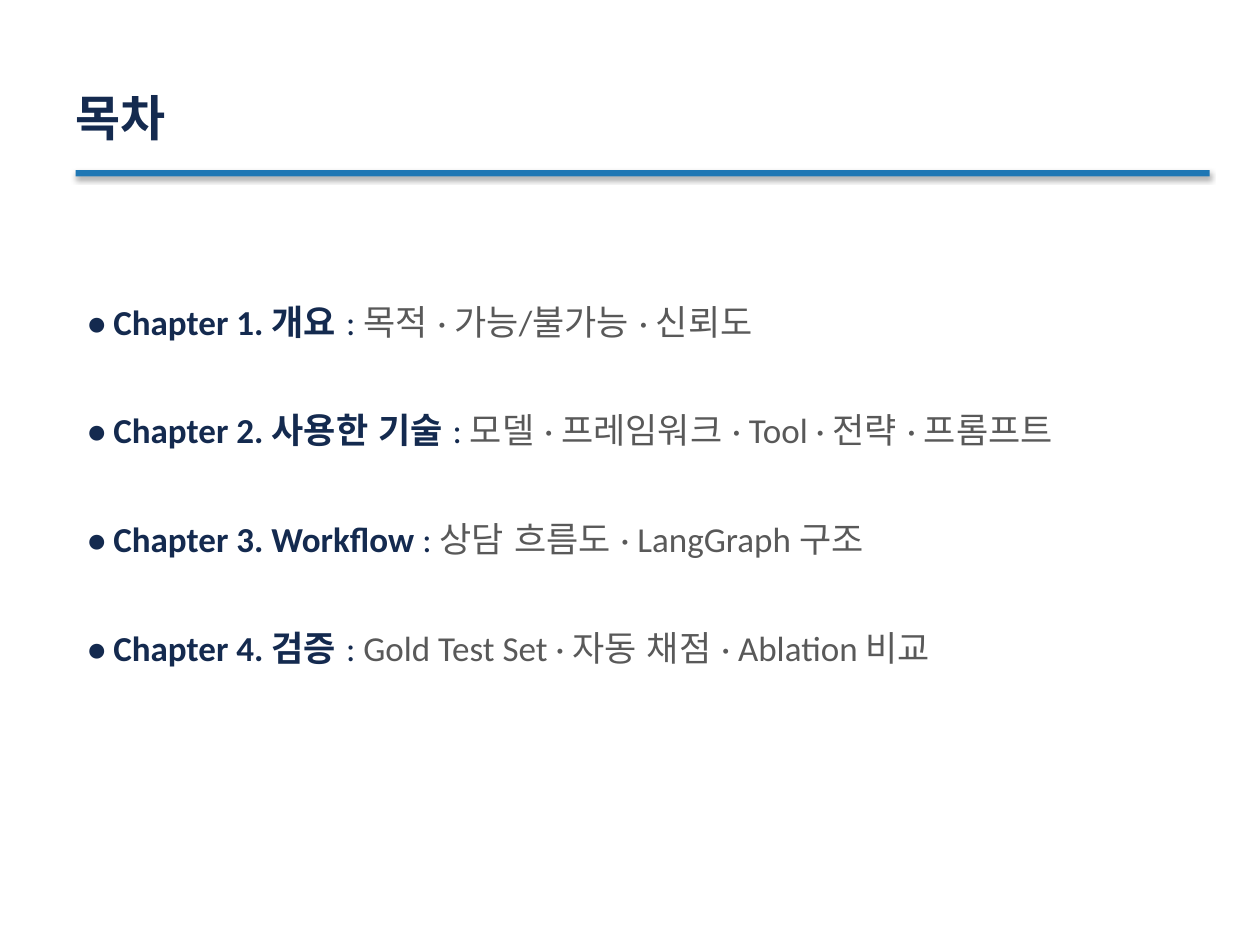
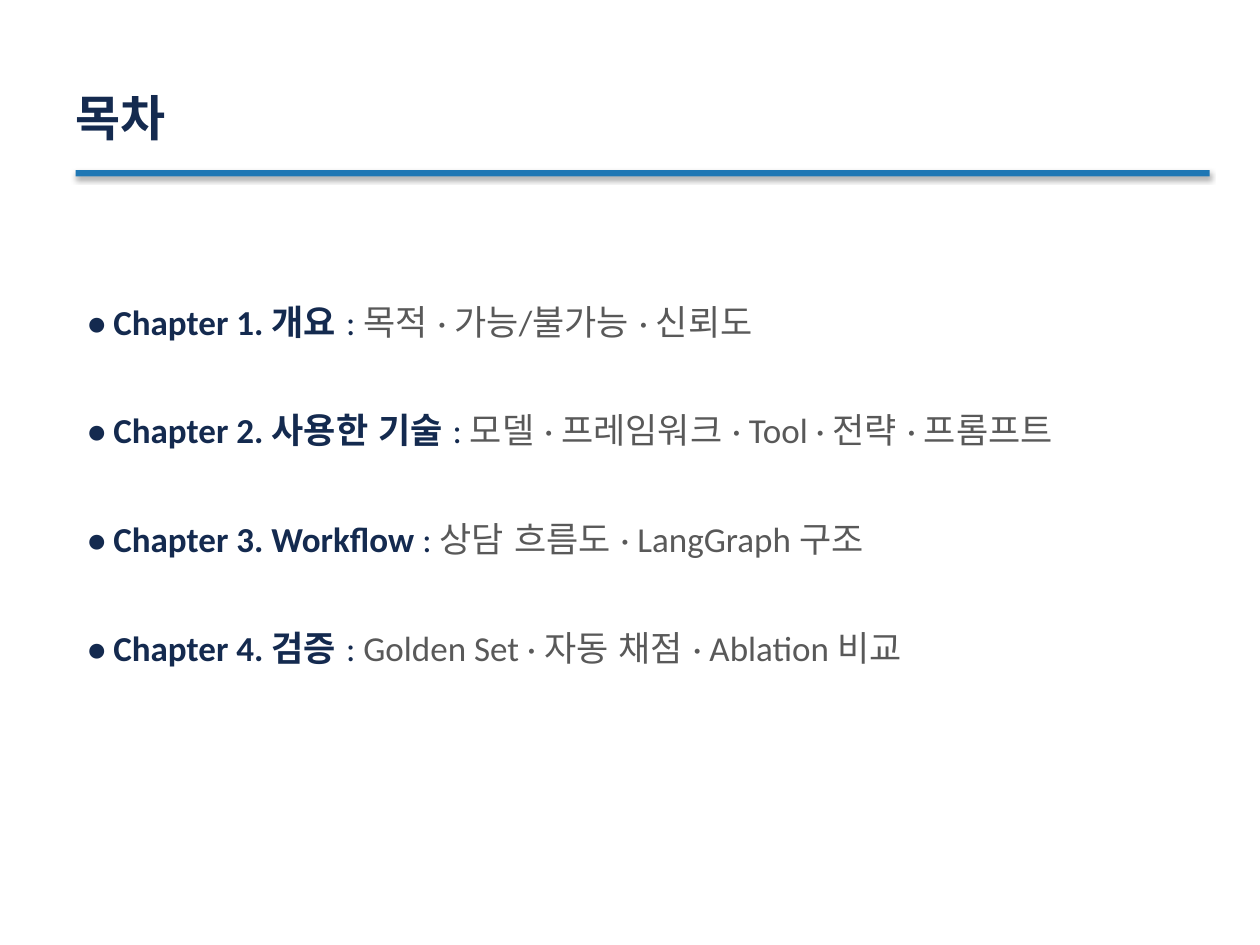
Before and after one commit to JVS-HADEV/test_repo, a slide deck: slide 2 of doitmyself/docs/traffic_law_z_overview.pptx. Drawn at 1260x945 pixels with LibreOffice and Linux fonts; fonts in the diff are those of the drawing. Boxes give left, top, right and bottom in pixels: in the first picture for what was removed or moved away, otherwise in the second. Text is boxed around its words. In the diff, an @@ line names an element or a change of style, - is before the commit and + after.

```diff
--- a/doitmyself/docs/traffic_law_z_overview.pptx
+++ b/doitmyself/docs/traffic_law_z_overview.pptx
@@ text at (113,631,901,667): text changed @@
-• Chapter 4. 검증 : Gold Test Set · 자동 채점 · Ablation 비교
+• Chapter 4. 검증 : Golden Set · 자동 채점 · Ablation 비교
```
Also in this commit, not shown: 6 other slides changed, 5 slides added, 5 other files.
